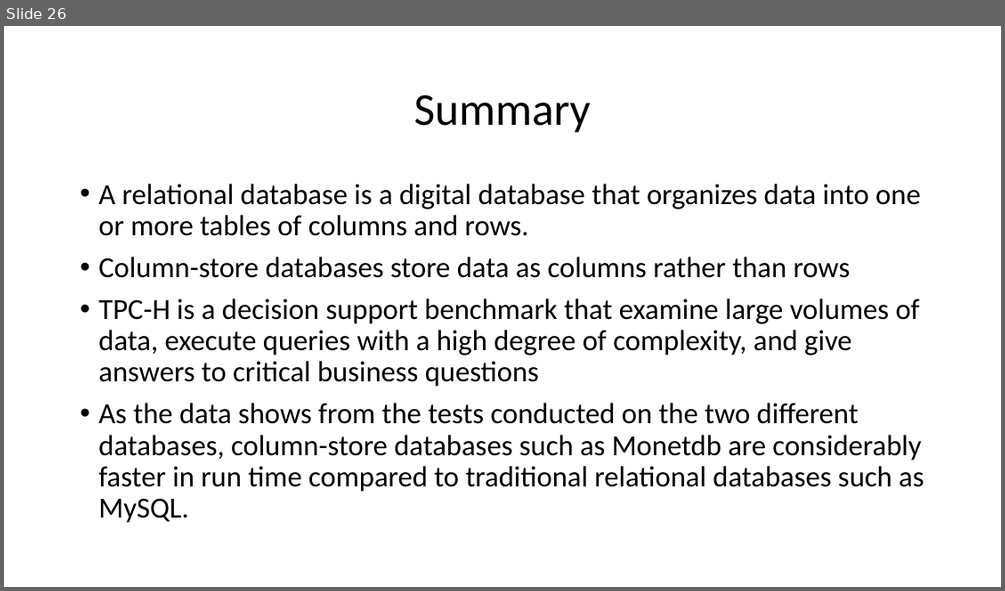
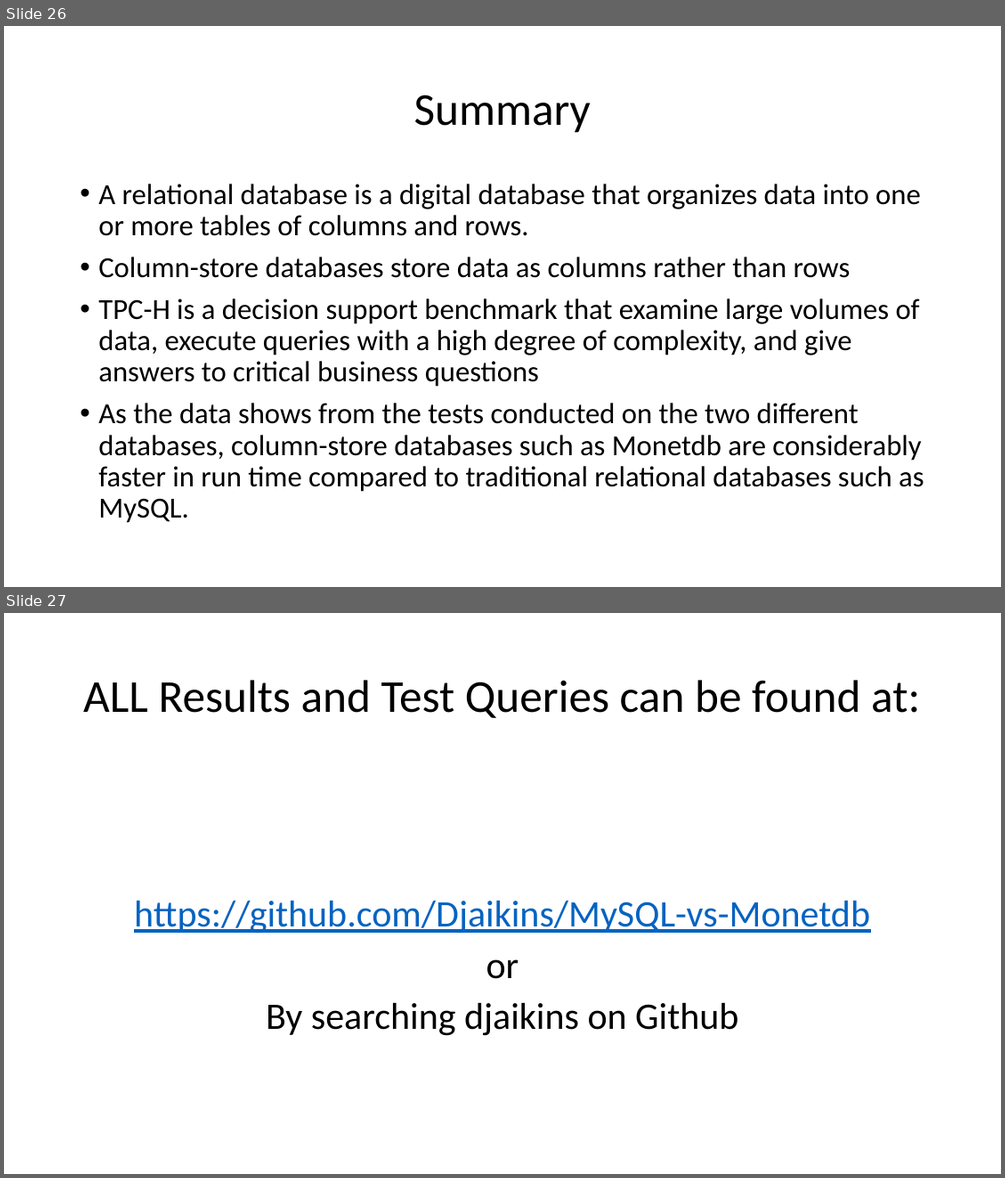
Before and after one commit to Djaikins/MySQL-vs-Monetdb, a slide deck: Presentation/Presentation.pptx. Shown one above the other, each under a label of ours: slide 26 before the commit, slides 26 and 27 after it. The pictures are 1005x591 and 1005x1178 pixels, drawn with LibreOffice and Linux fonts; fonts in the diff are those of the drawing. Boxes give left, top, right and bottom in pixels: in the first picture for what was removed or moved away, otherwise in the second. Text is boxed around its words. In the diff, an @@ line names an element or a change of style, - is before the commit and + after.

```diff
--- a/Presentation/Presentation.pptx
+++ b/Presentation/Presentation.pptx
@@ slide 27 added at <box>4,613,1001,1174</box>, background #FFFFFF @@
@@ title added at <box>83,680,920,718</box>, 44 pt, text #000000 @@
+ALL Results and Test Queries can be found at:
@@ text added at <box>134,900,870,1036</box>, 36 pt, text #0563C1, underline @@
+https://github.com/Djaikins/MySQL-vs-Monetdb
+or
+By searching djaikins on Github
```
Also in this commit, not shown: 2 slides changed.
